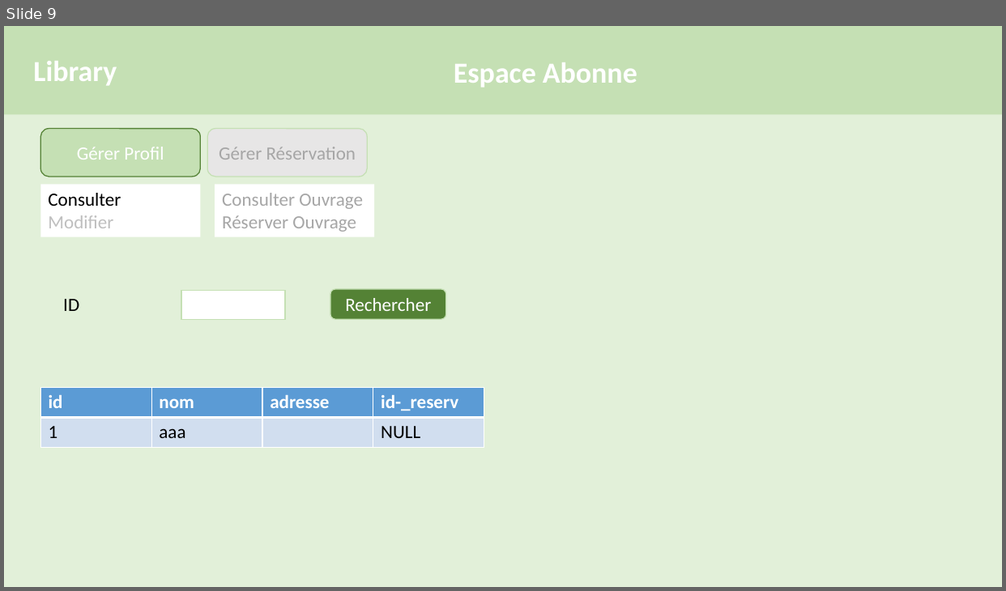
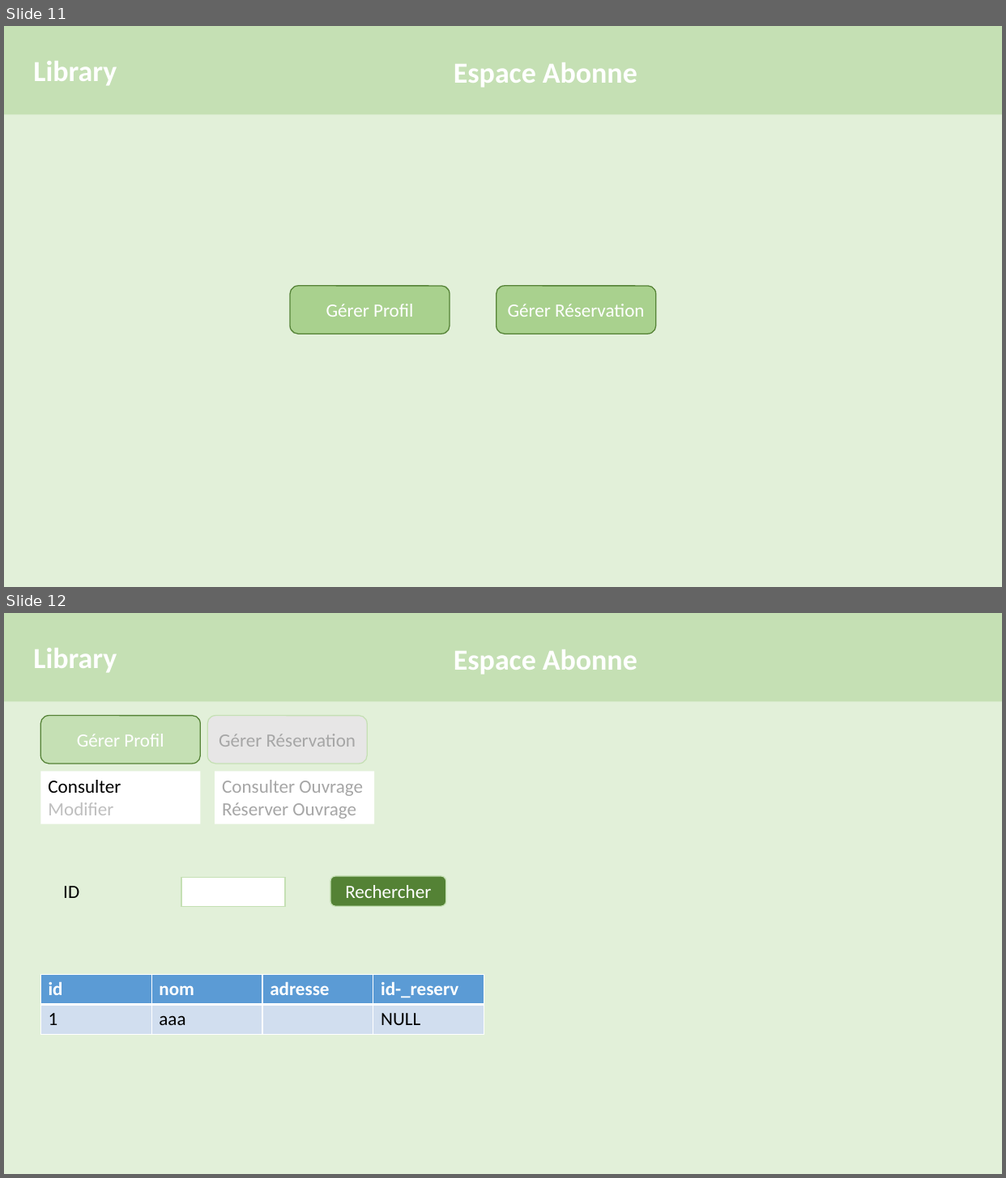
Before and after one commit to NajedSoumia/ProjetJEE, a slide deck: maquette.pptx. Shown one above the other, each under a label of ours: slide 9 before the commit, slides 11 and 12 after it. The pictures are 1006x591 and 1006x1178 pixels, drawn with LibreOffice and Linux fonts; fonts in the diff are those of the drawing. Boxes give left, top, right and bottom in pixels: in the first picture for what was removed or moved away, otherwise in the second. Text is boxed around its words. In the diff, an @@ line names an element or a change of style, - is before the commit and + after.

```diff
--- a/maquette.pptx
+++ b/maquette.pptx
@@ slide 11 added at (4, 26, 1002, 587), background #FFFFFF @@
@@ rectangle added at (4, 41, 1002, 587), fill #E2F0D9 @@
@@ rectangle added at (4, 26, 1002, 115), fill #C5E0B4 @@
@@ text added at (33, 61, 117, 86), 28 pt, text #FFFFFF, bold @@
+Library
@@ text added at (454, 62, 637, 88), 28 pt, text #FFFFFF, bold @@
+Espace Abonne
@@ rounded rectangle added at (290, 286, 450, 334), fill #A9D18E, outline #548235 1 pt, 18 pt, text #FFFFFF @@
+Gérer Profil
@@ rounded rectangle added at (496, 286, 656, 334), fill #A9D18E, outline #548235 1 pt, 18 pt, text #FFFFFF @@
+Gérer Réservation
@@ what was slide 9 is now slide 12 @@
```
Also in this commit, not shown: 1 slide changed, 2 other slides added, 2 other files.
